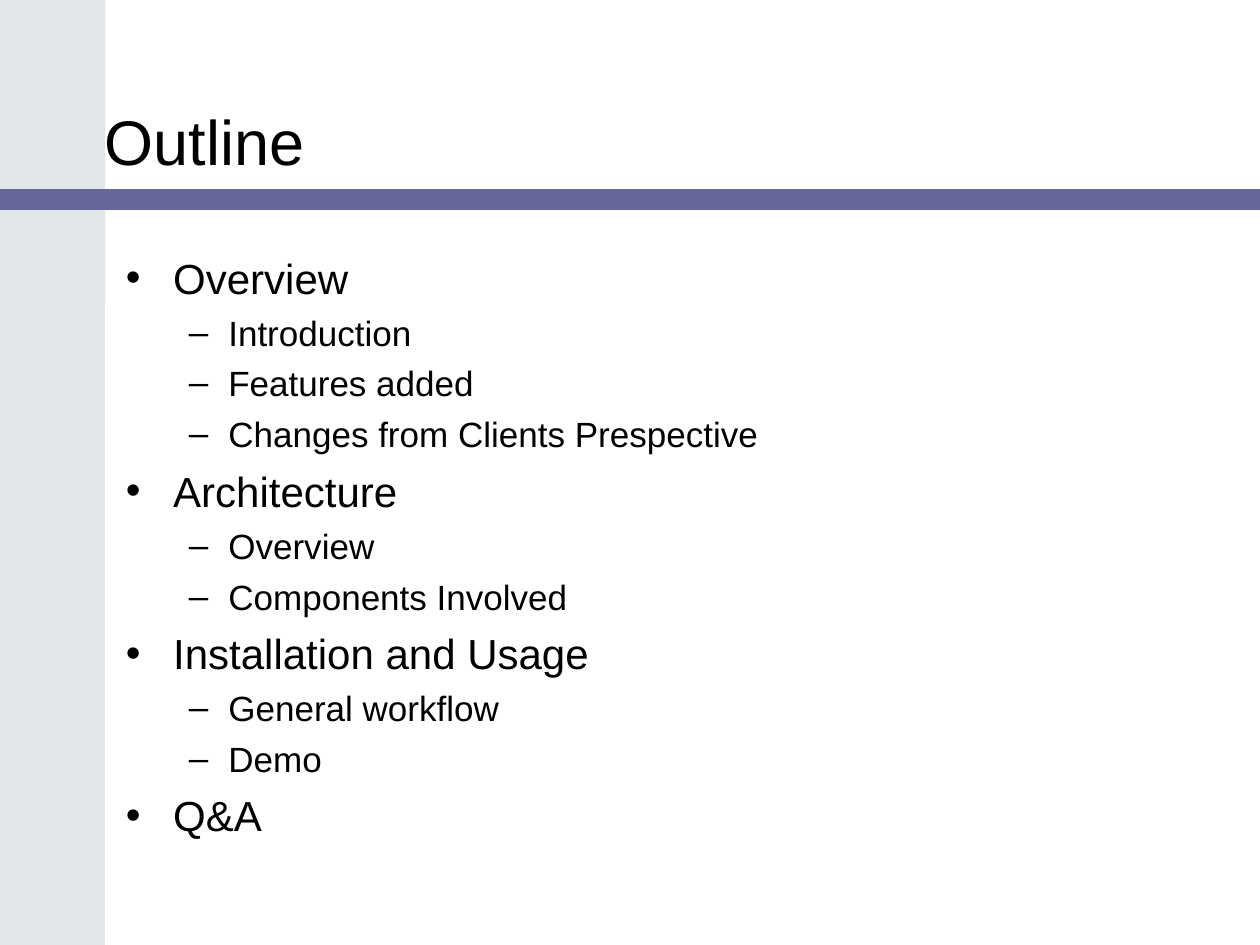
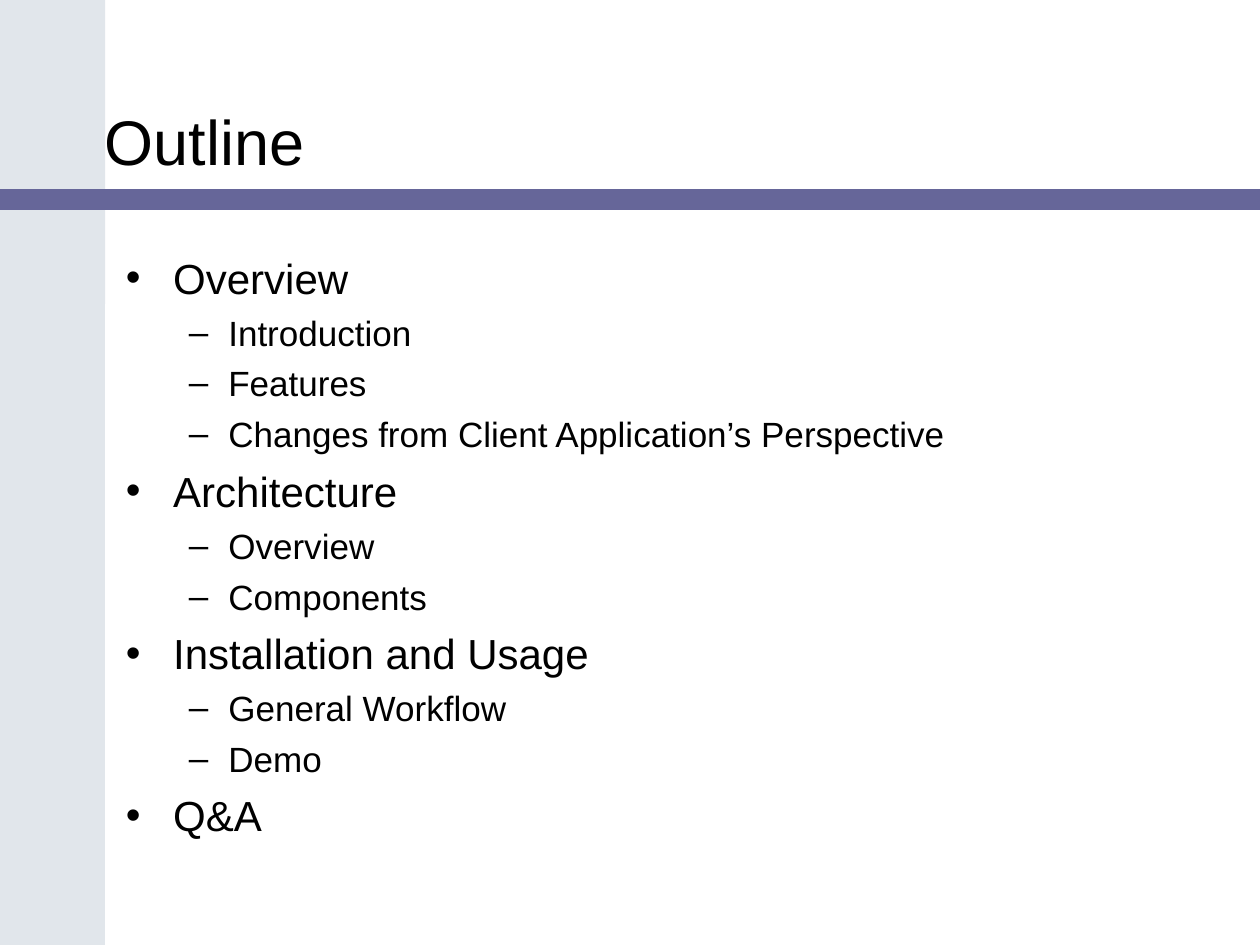
Before and after one commit to CBIIT/common-security-module-docs, a slide deck: slide 2 of Presentations/SDK_Bootcamp_CSM_v1.ppt. Drawn at 1260x945 pixels with LibreOffice and Linux fonts; fonts in the diff are those of the drawing; background and template pictures are left out. Boxes give left, top, right and bottom in pixels: in the first picture for what was removed or moved away, otherwise in the second. Text is boxed around its words. In the diff, an @@ line names an element or a change of style, - is before the commit and + after.

```diff
--- a/Presentations/SDK_Bootcamp_CSM_v1.ppt
+++ b/Presentations/SDK_Bootcamp_CSM_v1.ppt
@@ text at box(228, 372, 944, 454): text changed @@
-  – Features added
-  – Changes from Clients Prespective
+  – Features
+  – Changes from Client Application’s Perspective
@@ text at box(228, 585, 427, 616): text changed @@
-  – Components Involved
+  – Components
@@ text at box(228, 695, 506, 722): text changed @@
-  – General workflow
+  – General Workflow
```
Also in this commit, not shown: 10 other slides changed, 5 other files.
